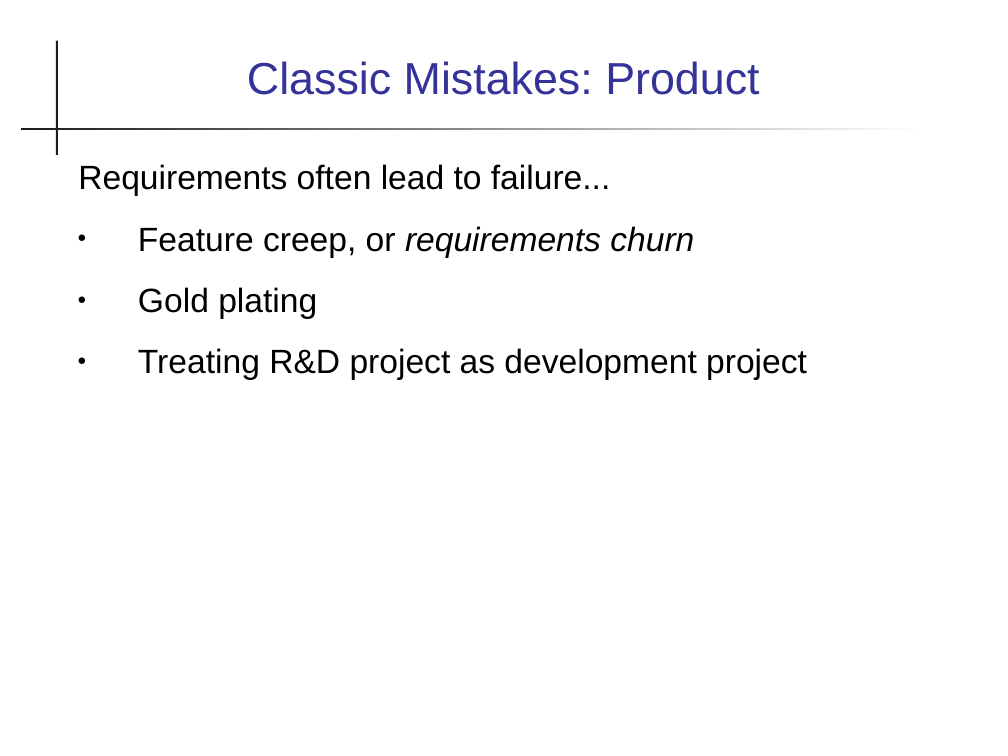
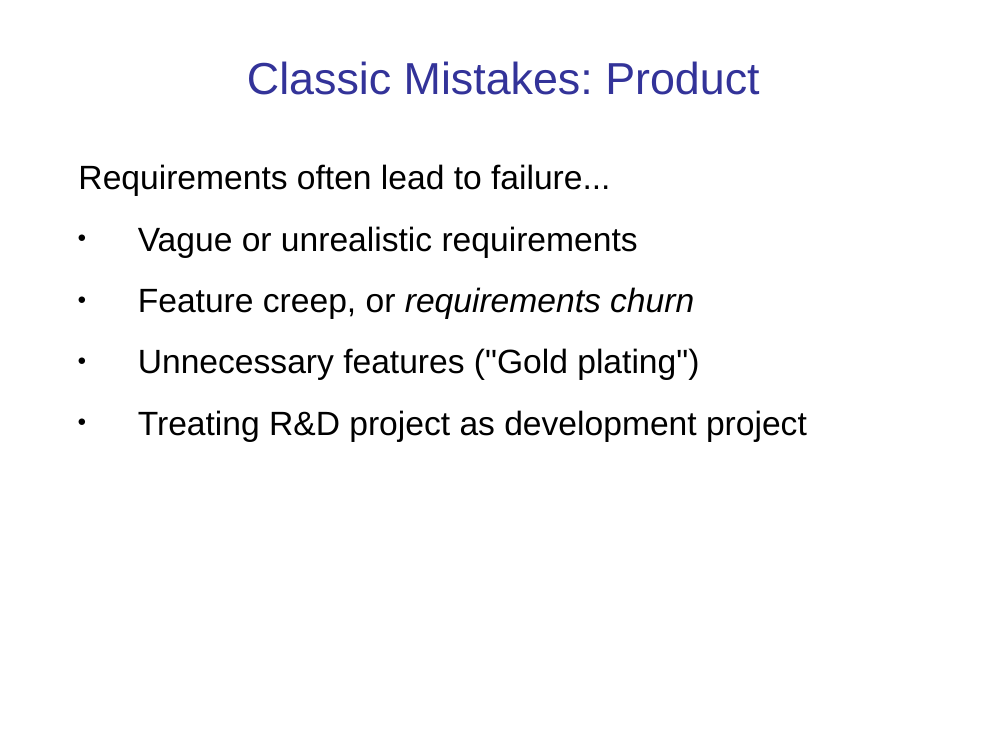
Before and after one commit to cpske/ISP, a slide deck: slide 31 of intro/Introduction-software-process.ppt (slide 28 before the commit). Drawn at 1008x756 pixels with LibreOffice and Linux fonts; fonts in the diff are those of the drawing. Boxes give left, top, right and bottom in pixels: in the first picture for what was removed or moved away, otherwise in the second. Text is boxed around its words. In the diff, an @@ line names an element or a change of style, - is before the commit and + after.

```diff
--- a/intro/Introduction-software-process.ppt
+++ b/intro/Introduction-software-process.ppt
@@ rectangle removed at (56,40,58,155) @@
@@ rectangle removed at (21,128,926,130) @@
@@ text at (138,226,638,258): paragraph added @@
+● Vague or unrealistic requirements
@@ text at (138,348,699,380): text changed @@
-● Gold plating
+● Unnecessary features ("Gold plating")
```
Also in this commit, not shown: 32 other slides changed, 6 slides added, 4 slides removed, 3 other files.
